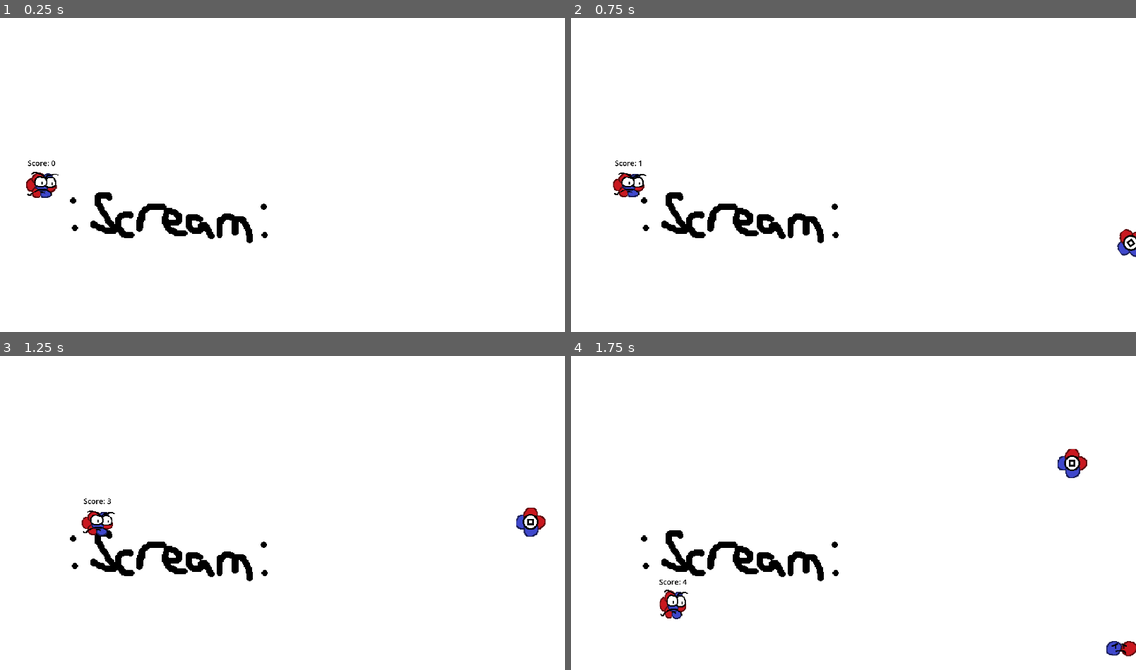
Above: before the commit, frames 1-4 (two rows, left to right).
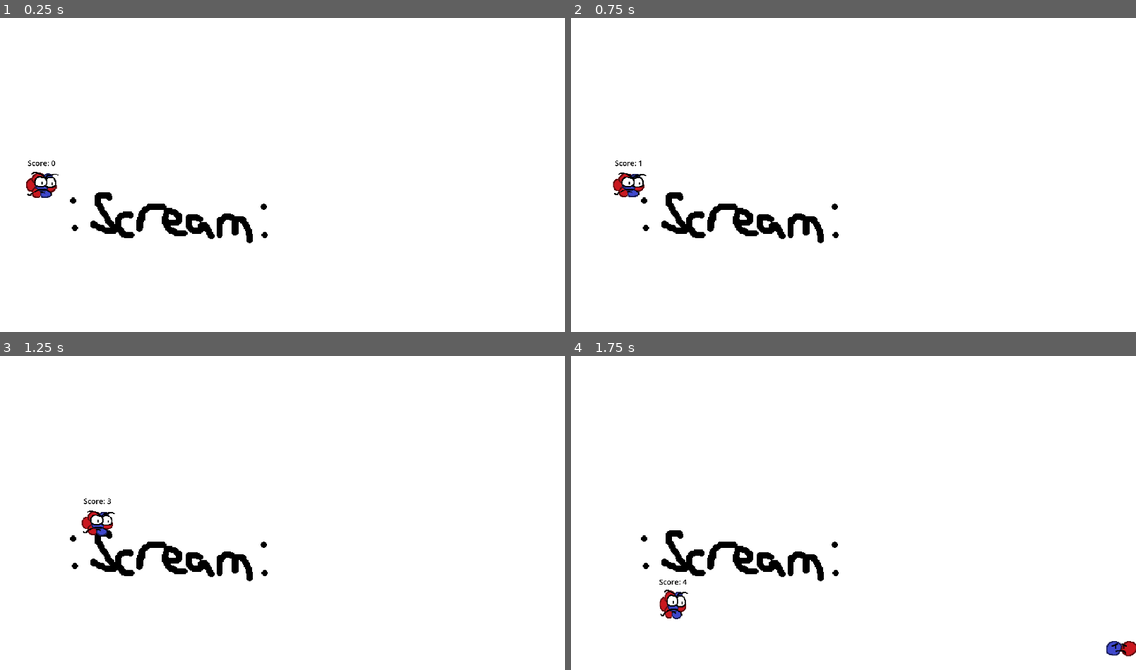
Above: after the commit, the same moments.

Repository: Quill-x/Atom
Game: Godot game, scene res://scenes/Level.tscn
Same seed, same stepped clock (60 frames per second), same inputs: the game is played once before the commit and once after it.
Inputs:
- Up to frame 1 (0.25 s): no input
- Up to frame 2 (0.75 s): hold D (Right) from 0.53 s (still down); hold Shift (Slow) from 0.53 s (still down)
- Up to frame 3 (1.25 s): keep holding D (Right); keep holding Shift (Slow)
- Up to frame 4 (1.75 s): release D (Right) at 1.28 s; release Shift (Slow) at 1.28 s; hold S (Down) from 1.28 s (still down); tap Shift (Slow) at 1.35 s

Frame 1 is identical in both runs. In frame 2, 0.2% of the frame differs, in the area x 96-100%, y 67-77%; in frame 3, 0.3%; in frame 4, 0.3%, in the area x 86-92%, y 29-39%.

Commit message:
Removed Alpha from Level Scene
forgot to remove it

Diff:
--- a/scenes/Level.tscn
+++ b/scenes/Level.tscn
@@ -6,7 +6,6 @@
 [ext_resource type="Texture2D" uid="uid://bq1an6pgy4v6i" path="res://images/blackBarsForFullScreen.png" id="2_agv44"]
 [ext_resource type="Script" path="res://scenes/wall_detection.gd" id="4_0mxqv"]
 [ext_resource type="AudioStream" uid="uid://c75ahyx5egw0p" path="res://audio/funky_battle.ogg" id="5_h1f6n"]
-[ext_resource type="PackedScene" uid="uid://di2ydx8nbw1um" path="res://scenes/alpha.tscn" id="7_xge5m"]
 
 [sub_resource type="RectangleShape2D" id="RectangleShape2D_eqigd"]
 size = Vector2(103, 1320)
@@ -90,6 +89,4 @@
 volume_db = -8.0
 autoplay = true
 
-[node name="alpha" parent="." instance=ExtResource("7_xge5m")]
-
 [connection signal="area_entered" from="Wall Detection" to="Wall Detection" method="_on_area_entered"]
Not shown: 1 places in scenes/Level.tscn that only renumber resources
